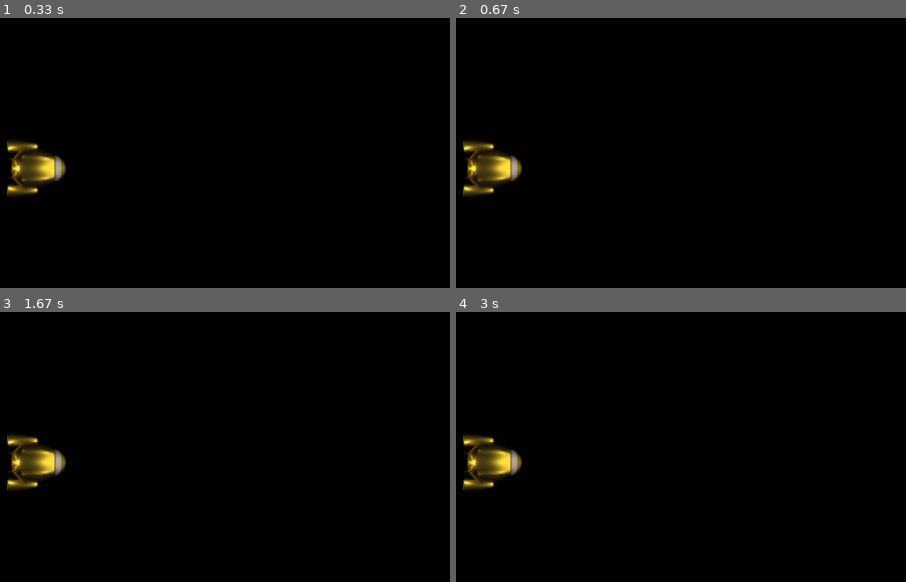
Above: before the commit, frames 1-4 (two rows, left to right).
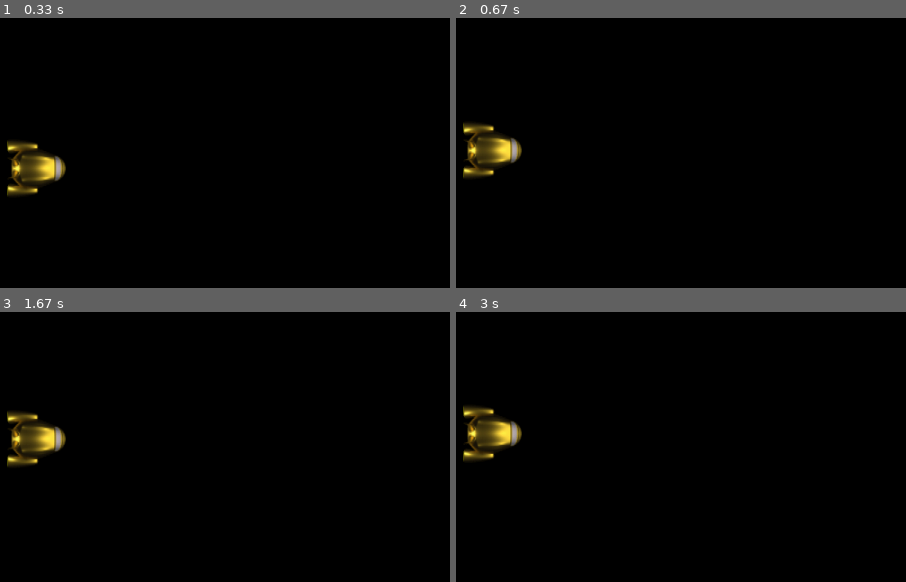
Above: after the commit, the same moments.

Repository: davidordo85/THE_QUEST-Game-with-pygame
Game: pygame game, started from main.py
Same seed, same stepped clock (60 frames per second), same inputs: the game is played once before the commit and once after it.
Inputs:
- Up to frame 1 (0.33 s): no input
- Up to frame 2 (0.67 s): hold Up from 0.33 s (still down)
- Up to frame 3 (1.67 s): release Up at 0.8 s; hold Down 0.83-1.13 s; hold Up 1.17-1.53 s; hold Down from 1.57 s (still down)
- Up to frame 4 (3 s): release Down at 1.93 s; hold Up 1.97-2.27 s; hold Down 2.3-2.6 s; hold Up from 2.63 s (still down)
The pictures show only the part of the screen within x 0-50%, y 22-72%; the shares and areas given below are measured in that part.

Frame 1 is identical in both runs. In frame 2, 2.3% of the frame differs, in the area x 1-15%, y 38-66%; in frame 3, 2.6%; in frame 4, 2.8%, in the area x 1-15%, y 34-66%.

Commit message:
move the ship

Diff:
--- a/main.py
+++ b/main.py
@@ -9,11 +9,31 @@
         running = True
         self.ship = ship.Ship(800, 600)
 
+    def handleEvent(self): # create the keyboard events
+        for event in pg.event.get():
+            if event.type == pg.QUIT:
+                return self.quit()
+
+            if event.type == pg.KEYDOWN:
+                if event.key == pg.K_UP:
+                    self.ship.vy = -1
+
+                elif event.key == pg.K_DOWN:
+                    self.ship.vy = 1
+            elif event.type == pg.KEYUP:
+                self.ship.vy = 0
+
+            else:
+                pass
+
+
+
+        return False
+
     def main_loop(self):
         while True:
-            for event in pg.event.get():
-                if event.type == pg.QUIT:
-                    return self.quit()
+            self.handleEvent()
+            self.ship.update(800, 600)
             self.display.fill("black")
             self.display.blit(self.ship.image, self.ship.rect)
             pg.display.flip()
--- a/ship/ship.py
+++ b/ship/ship.py
@@ -1,5 +1,4 @@
 import pygame as pg
-
 
 class Ship(pg.sprite.Sprite):
     vx = 0
@@ -14,7 +13,25 @@
         self.rect = self.image.get_rect()
 
 
+        self.rect.centerx = x
+        self.rect.centery = y
+        self.frame = pg.image.load('./resources/ship_sprites/Spaceships_0.png').convert_alpha()
+        self.image.blit(self.frame, (0, 0), (0, 0, self.w, self.h))
+
         self.rect.centerx = 40
         self.rect.centery = 300
-        self.frame = pg.image.load('./resources/ship_sprites/Spaceships_0.png').convert_alpha()
-        self.image.blit(self.frame, (0, 0), (0, 0, self.w, self.h))
+
+    def update(self, limSupX, limSupY):
+        self.rect.centerx += self.vx
+        self.rect.centery += self.vy
+        if self.rect.centerx >= 570:
+            self.vx = 0
+        if self.rect.centerx <= 40:
+            self.vx = 0
+
+
+        if self.rect.centery < self.rect.h // 2:
+            self.rect.centery = self.rect.h // 2
+
+        if self.rect.centery > limSupY - self.rect.h // 2:
+            self.rect.centery = limSupY - self.rect.h // 2
